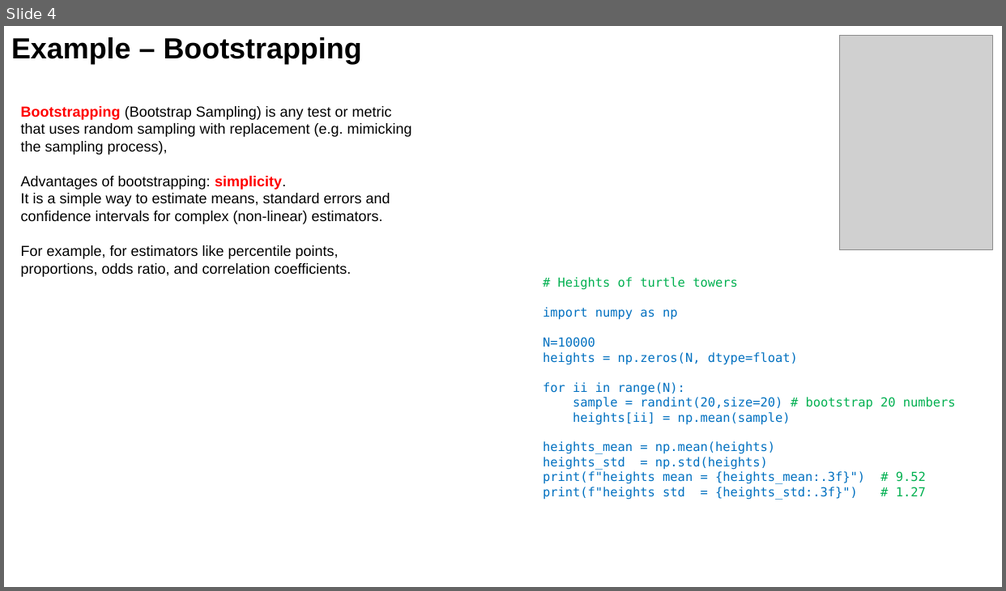
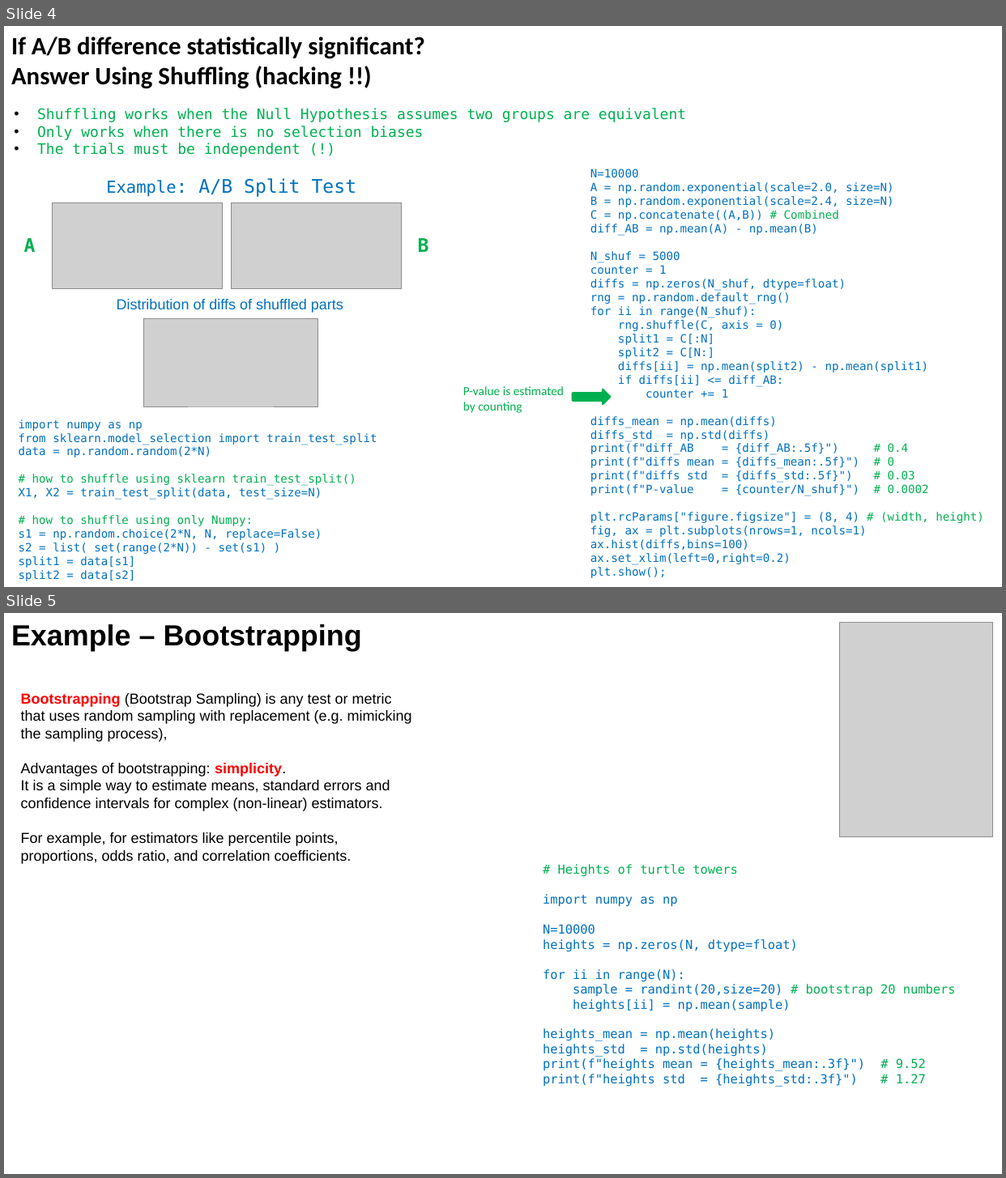
Before and after one commit to lselector/ml_ai_doc, a slide deck: statistics_16_for_hackers.pptx. Shown one above the other, each under a label of ours: slide 4 before the commit, slides 4 and 5 after it. The pictures are 1006x591 and 1006x1178 pixels, drawn with LibreOffice and Linux fonts; fonts in the diff are those of the drawing; grey boxes stand for pictures. Boxes give left, top, right and bottom in pixels: in the first picture for what was removed or moved away, otherwise in the second. Text is boxed around its words. In the diff, an @@ line names an element or a change of style, - is before the commit and + after.

```diff
--- a/statistics_16_for_hackers.pptx
+++ b/statistics_16_for_hackers.pptx
@@ slide 4 added at (4,26,1002,587), background #FFFFFF @@
@@ text added at (11,37,425,89), 24 pt, text #000000, bold @@
+If A/B difference statistically significant?
+Answer Using Shuffling (hacking !!)
@@ text added at (37,108,686,157), 14 pt, text #00B050 @@
+• Shuffling works when the Null Hypothesis assumes two groups are equivalent
+• Only works when there is no selection biases
+• The trials must be independent (!)
@@ text added at (590,169,984,578), 11 pt, text #0070C0 @@
+N=10000
+A = np.random.exponential(scale=2.0, size=N)
+B = np.random.exponential(scale=2.4, size=N)
+C = np.concatenate((A,B)) # Combined
+diff_AB = np.mean(A) - np.mean(B)
+N_shuf = 5000
+counter = 1
+diffs = np.zeros(N_shuf, dtype=float)
+rng = np.random.default_rng()
+for ii in range(N_shuf):
+rng.shuffle(C, axis = 0)
+split1 = C[:N]
+split2 = C[N:]
+diffs[ii] = np.mean(split2) - np.mean(split1)
+if diffs[ii] <= diff_AB:
+counter += 1
+diffs_mean = np.mean(diffs)
+diffs_std = np.std(diffs)
+print(f"diff_AB = {diff_AB:.5f}") # 0.4
+print(f"diffs mean = {diffs_mean:.5f}") # 0
+print(f"diffs std = {diffs_std:.5f}") # 0.03
+print(f"P-value = {counter/N_shuf}") # 0.0002
+plt.rcParams["figure.figsize"] = (8, 4) # (width, height)
+fig, ax = plt.subplots(nrows=1, ncols=1)
+ax.hist(diffs,bins=100)
+ax.set_xlim(left=0,right=0.2)
+plt.show();
@@ text added at (106,178,357,197), 18 pt, text #0070C0 @@
+Example: A/B Split Test
@@ picture added at (53,203,223,288) @@
@@ picture added at (231,203,401,288) @@
@@ text added at (24,238,36,252), 18 pt, text #00B050, bold @@
+A
@@ text added at (418,238,429,252), 18 pt, text #00B050, bold @@
+B
@@ text added at (117,299,343,313), 14 pt, text #0070C0 @@
+Distribution of diffs of shuffled parts
@@ picture added at (144,318,318,407) @@
@@ text added at (463,386,564,413), 12 pt, text #00B050 @@
+P-value is estimated
+by counting
@@ right arrow added at (573,390,611,405), fill #00B050, outline #00B050 2 pt @@
@@ text added at (19,474,356,582), 11 pt, text #0070C0 @@
+import numpy as np
+from sklearn.model_selection import train_test_split
+data = np.random.random(2*N)
+# how to shuffle using sklearn train_test_split()
+X1, X2 = train_test_split(data, test_size=N)
+# how to shuffle using only Numpy:
+s1 = np.random.choice(2*N, N, replace=False)
+s2 = list( set(range(2*N)) - set(s1) )
+split1 = data[s1]
+split2 = data[s2]
@@ what was slide 4 is now slide 5 @@
```
Also in this commit, not shown: 1 slide changed.
